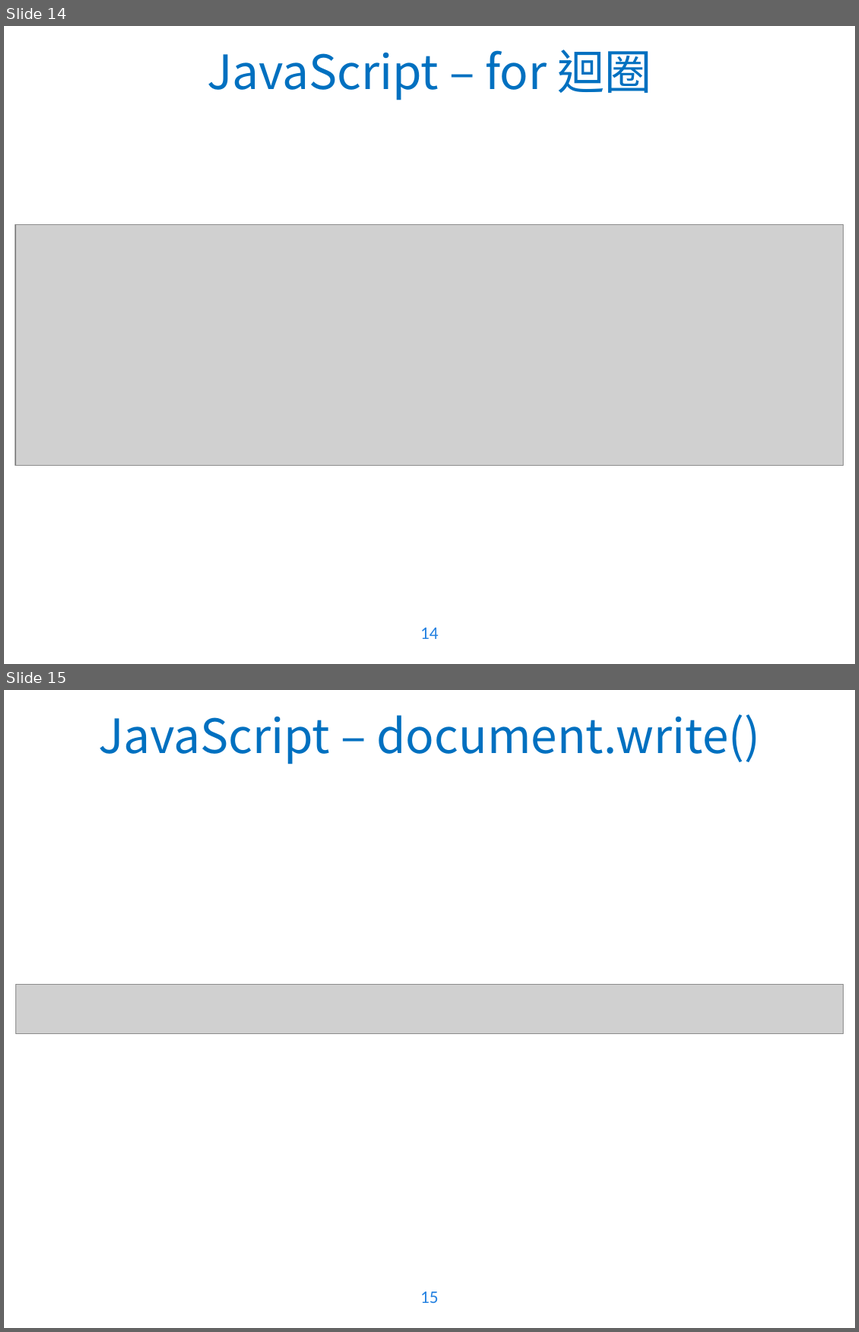
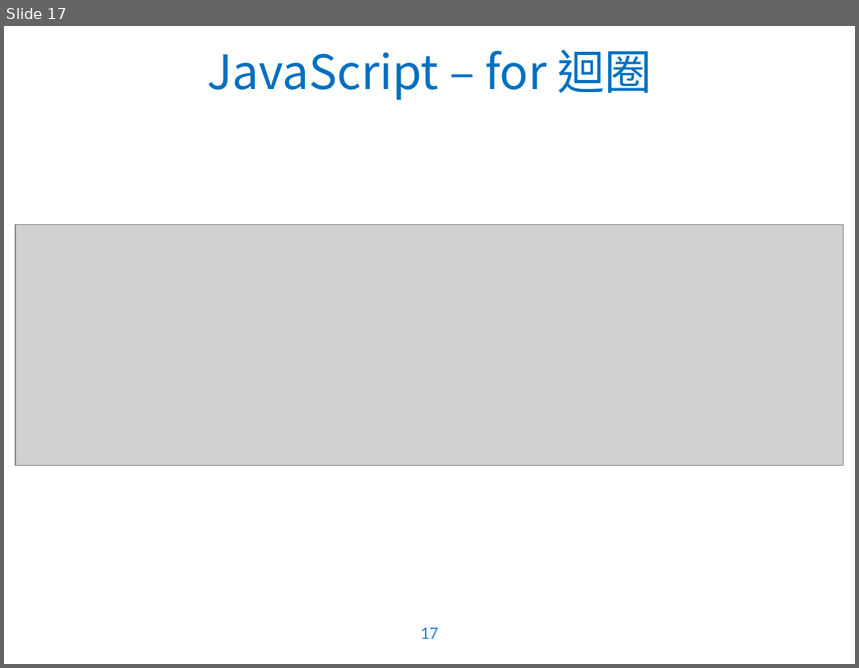
Before and after one commit to WaRTanKE7/WebClubData, a slide deck: 教學簡報/JavaScript - 1.pptx. Shown one above the other, each under a label of ours: slides 14 and 15 before the commit, slide 17 after it. The pictures are 859x1332 and 859x668 pixels, drawn with LibreOffice and Linux fonts; fonts in the diff are those of the drawing; grey boxes stand for pictures; background and template pictures are left out. Boxes give left, top, right and bottom in pixels: in the first picture for what was removed or moved away, otherwise in the second. Text is boxed around its words. In the diff, an @@ line names an element or a change of style, - is before the commit and + after.

```diff
--- a/教學簡報/JavaScript - 1.pptx
+++ b/教學簡報/JavaScript - 1.pptx
@@ slide 15 removed at (4, 690, 855, 1328), background picture (left out); not listed: 1 template element that a slide beside it also shows @@
@@ title removed at (98, 714, 760, 764) @@
-JavaScript – document.write()
@@ picture removed at (16, 985, 843, 1035) @@
@@ what was slide 14 is now slide 17 @@
@@ page number at (420, 628, 439, 639): text changed @@
-14
+17
```
Also in this commit, not shown: 3 slides changed, 3 slides added.
